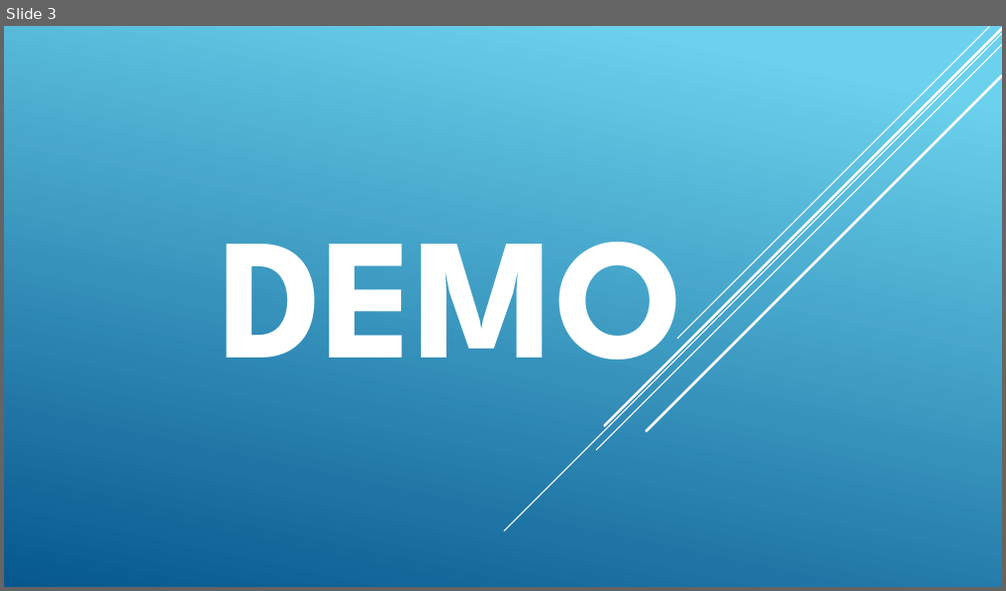
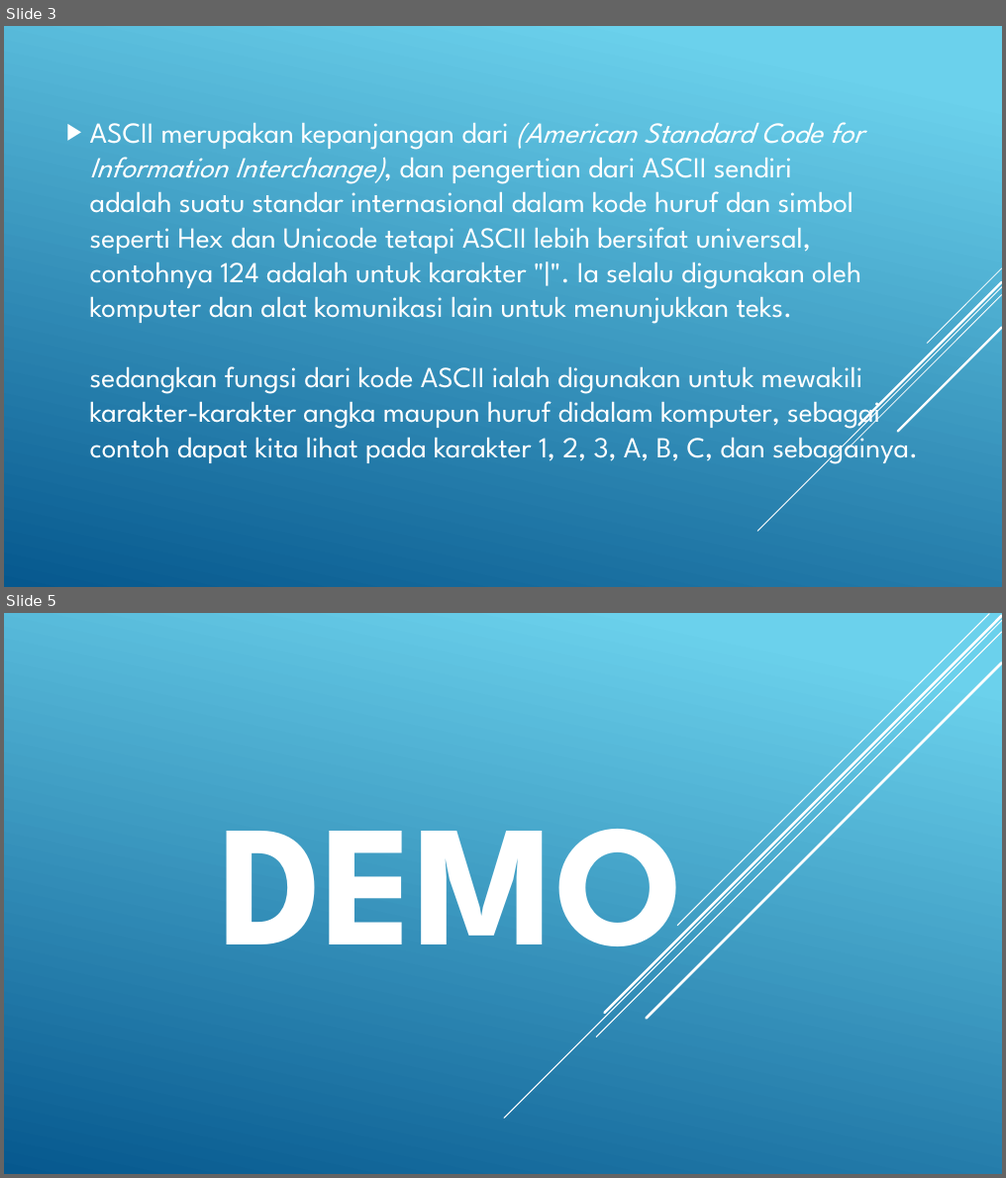
Before and after one commit to samuel33651/finalproject, a slide deck: FINAL PROJECT C++.pptx. Shown one above the other, each under a label of ours: slide 3 before the commit, slides 3 and 5 after it; the slides between them are not shown. The pictures are 1006x591 and 1006x1178 pixels, drawn with LibreOffice and Linux fonts; fonts in the diff are those of the drawing. Boxes give left, top, right and bottom in pixels: in the first picture for what was removed or moved away, otherwise in the second. Text is boxed around its words. In the diff, an @@ line names an element or a change of style, - is before the commit and + after.

```diff
--- a/FINAL PROJECT C++.pptx
+++ b/FINAL PROJECT C++.pptx
@@ slide 3 added at bbox=[4, 26, 1002, 587], background gradient #6ED2EB to #06588E @@
@@ text added at bbox=[90, 122, 918, 467], 28 pt, text #FFFFFF @@
+▶ ASCII merupakan kepanjangan dari (American Standard Code for Information Interchange), dan pengertian dari ASCII sendiri adalah suatu standar internasional dalam kode huruf dan simbol seperti Hex dan Unicode tetapi ASCII lebih bersifat universal, contohnya 124 adalah untuk karakter "|". Ia selalu digunakan oleh komputer dan alat komunikasi lain untuk menunjukkan teks.
+  sedangkan fungsi dari kode ASCII ialah digunakan untuk mewakili karakter-karakter angka maupun huruf didalam komputer, sebagai contoh dapat kita lihat pada karakter 1, 2, 3, A, B, C, dan sebagainya.
@@ group added at bbox=[757, 269, 1002, 531]: 5 lines @@
@@ what was slide 3 is now slide 5 @@
```
Also in this commit, not shown: 2 slides changed, 1 other slide added, 2 other files.
